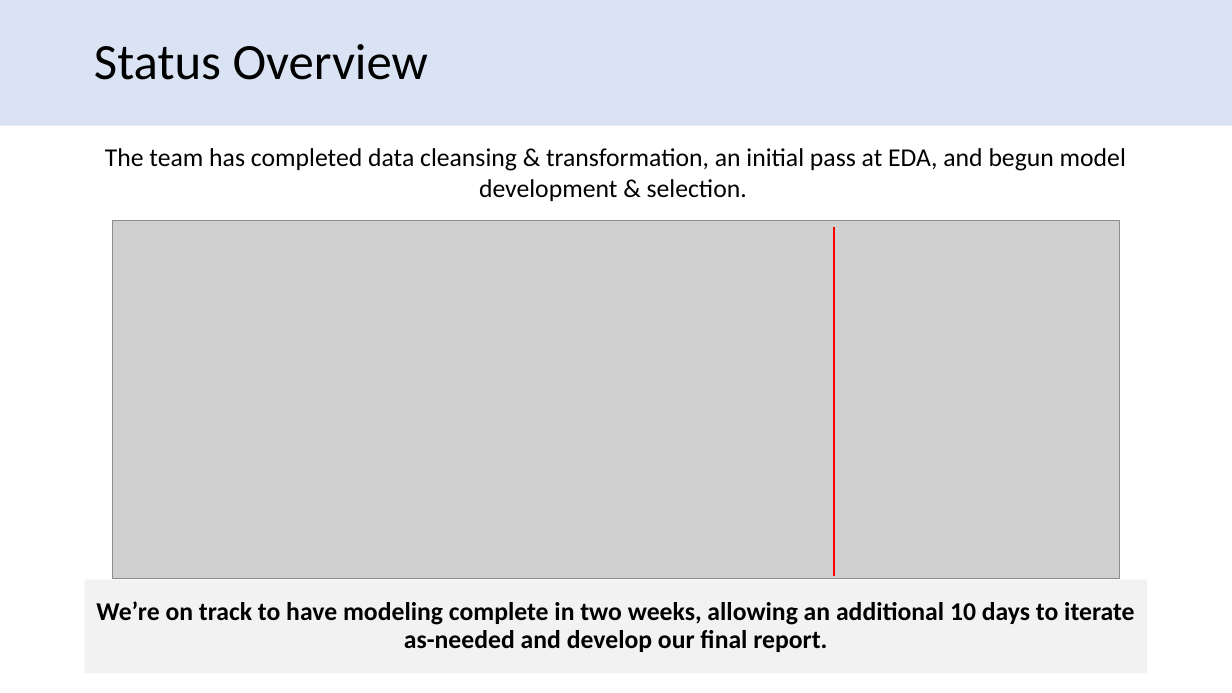
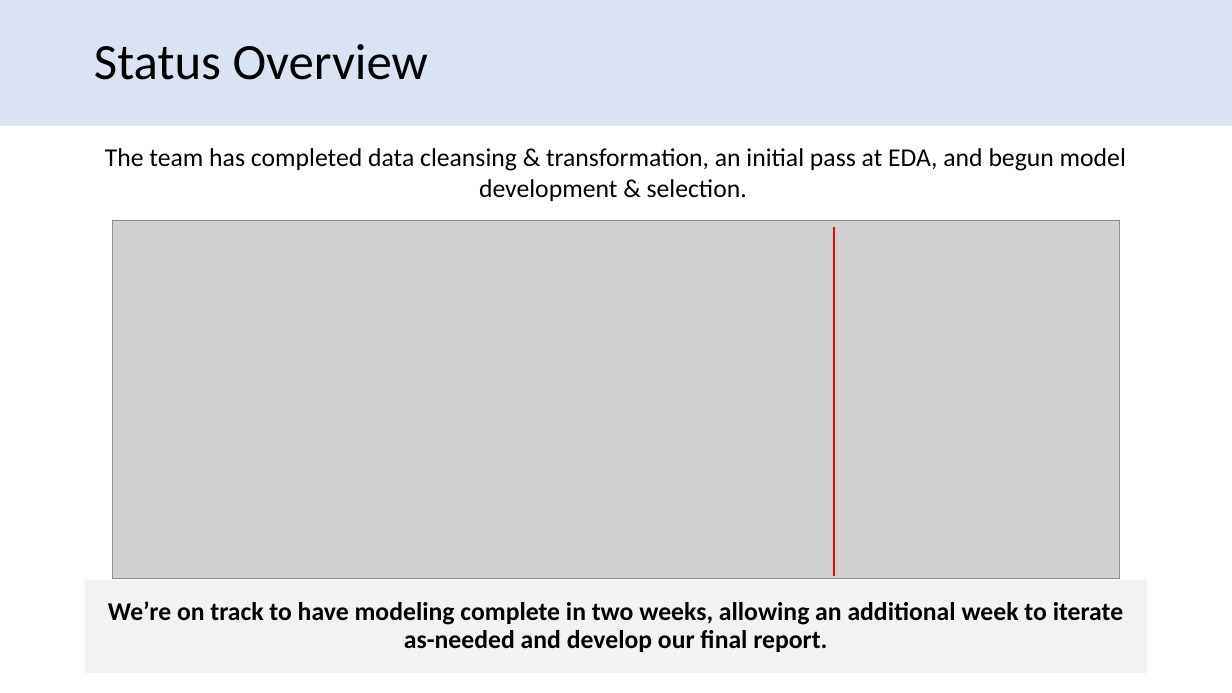
Before and after one commit to david-firrin/Real-Estate-Price-Prediction-With-Income-Tax-Data, a slide deck: slide 10 of Progress Presentation/team48progressreport.pptx. Drawn at 1232x693 pixels with LibreOffice and Linux fonts; fonts in the diff are those of the drawing; grey boxes stand for pictures. Boxes give left, top, right and bottom in pixels: in the first picture for what was removed or moved away, otherwise in the second. Text is boxed around its words. In the diff, an @@ line names an element or a change of style, - is before the commit and + after.

```diff
--- a/Progress Presentation/team48progressreport.pptx
+++ b/Progress Presentation/team48progressreport.pptx
@@ text in rectangle at [108,601,1123,652]: text changed @@
-We’re on track to have modeling complete in two weeks, allowing an additional 10 days to iterate as-needed and develop our final report.
+We’re on track to have modeling complete in two weeks, allowing an additional week to iterate as-needed and develop our final report.
```
Also in this commit, not shown: 6 other slides changed, 1 other file.
